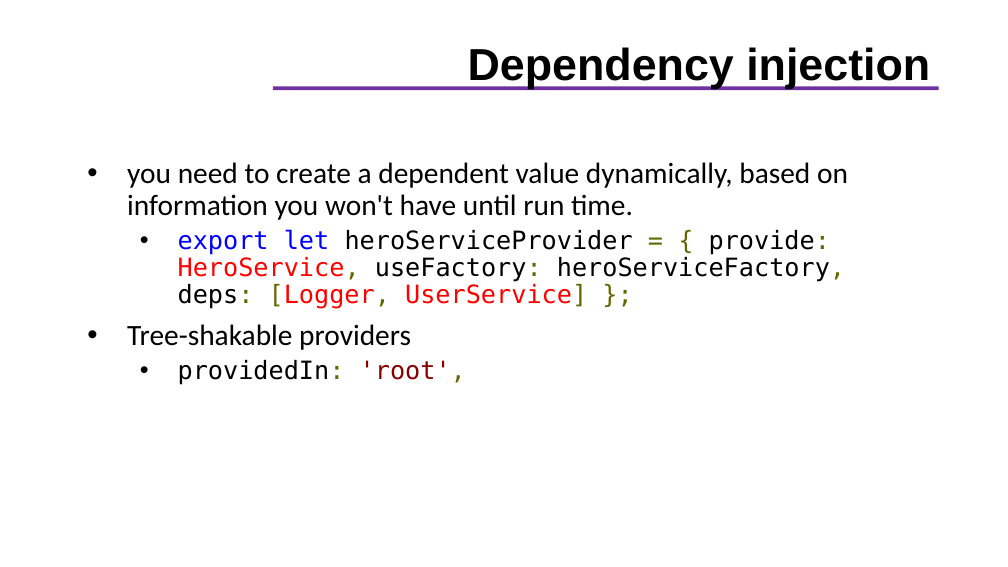
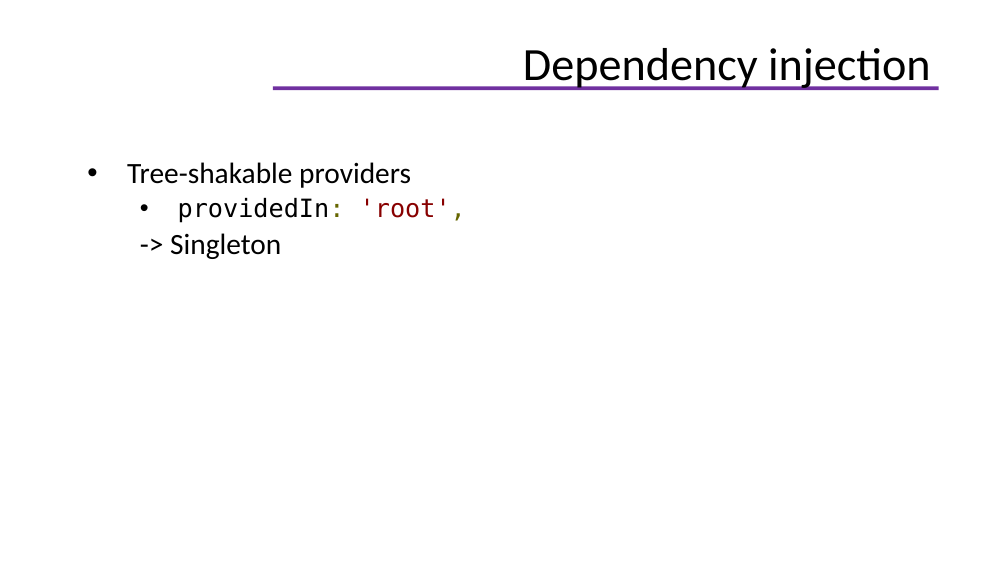
Before and after one commit to helenhash/angular-training, a slide deck: slide 87 of docs/Angular Training.pptx (slide 84 before the commit). Drawn at 1008x567 pixels with LibreOffice and Linux fonts; fonts in the diff are those of the drawing; background and template pictures are left out. Boxes give left, top, right and bottom in pixels: in the first picture for what was removed or moved away, otherwise in the second. Text is boxed around its words. In the diff, an @@ line names an element or a change of style, - is before the commit and + after.

```diff
--- a/docs/Angular Training.pptx
+++ b/docs/Angular Training.pptx
@@ title "Dependency injection" at [523,48,931,90]: size 32 to 33 pt, font Arial to Calibri, bold off @@
@@ text at [127,162,848,309]: paragraphs removed @@
-• you need to create a dependent value dynamically, based on information you won't have until run time.
-  • export let heroServiceProvider = { provide: HeroService, useFactory: heroServiceFactory, deps: [Logger, UserService] };
@@ text at [170,233,281,259]: paragraph added @@
+  -> Singleton
```
Also in this commit, not shown: 19 other slides changed, 3 slides added.
